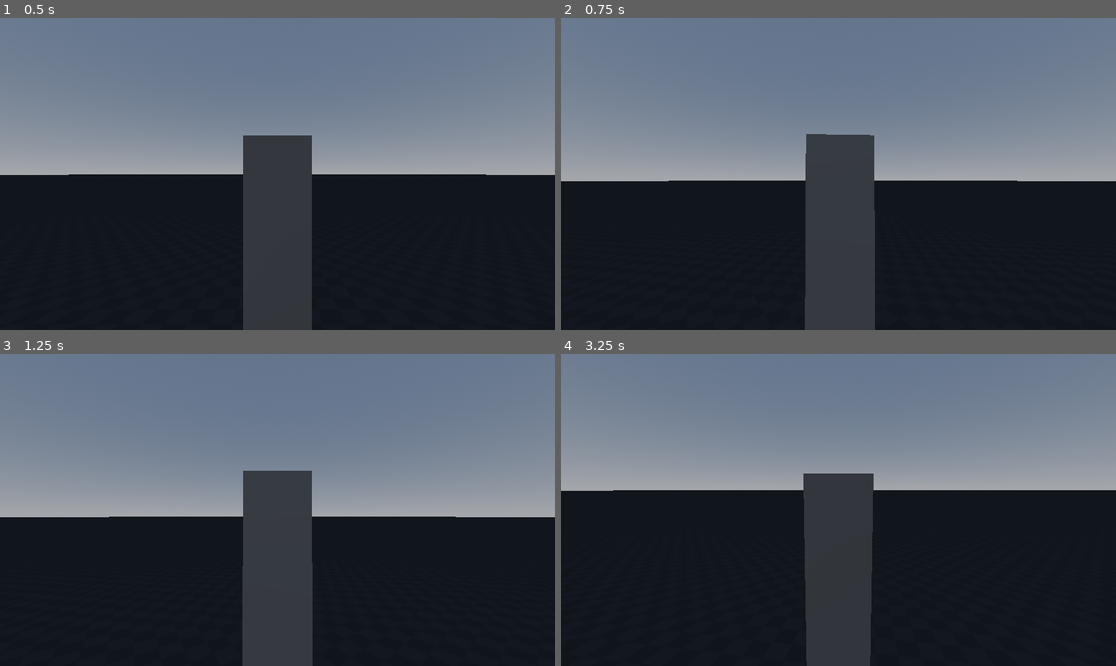
Above: before the commit, frames 1-4 (two rows, left to right).
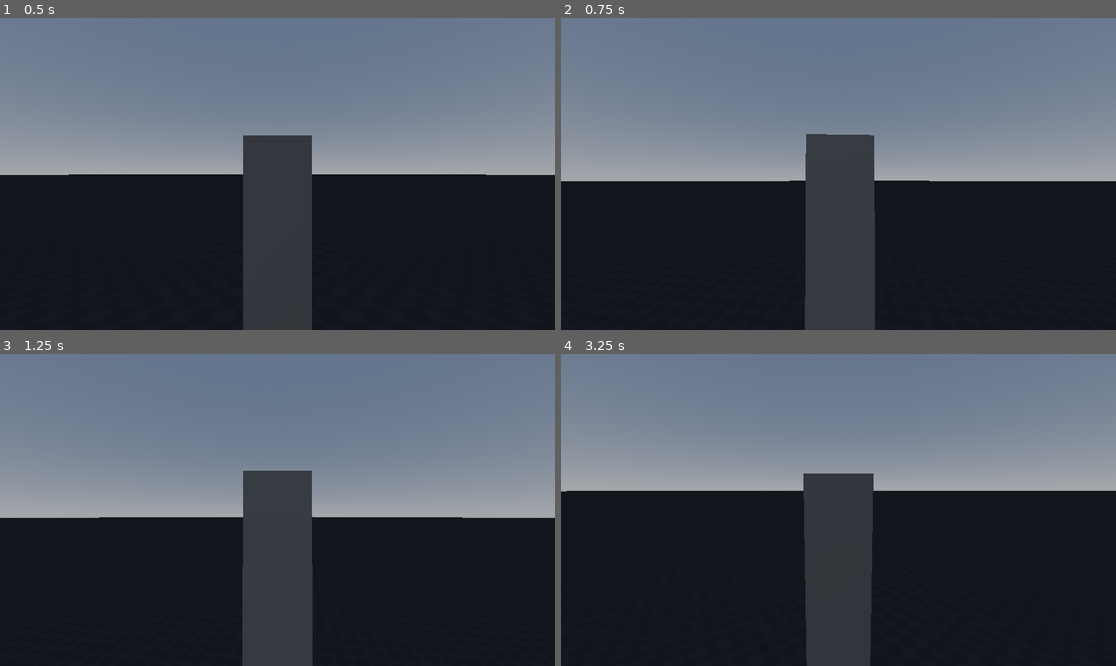
Above: after the commit, the same moments.

Repository: FOSS-Supremacy/OpenLiberty
Game: Godot game, scene res://scenes/test/CharactersWorldTest.tscn
Two runs of this game, one before a commit and one after it. Both use one fixed random seed, a clock stepped at 60 frames per second and the inputs below.
Inputs (mouse positions are in pixels of both pictures, inside the frame that each line leads up to):
- Up to frame 1 (0.5 s): no input
- Up to frame 2 (0.75 s): tap Enter at 0.5 s; move the mouse to (866, 174) at 0.52 s; hold W (player_m_forward) from 0.53 s (still down); tap Space (player_m_jump) at 0.6 s
- Up to frame 3 (1.25 s): keep holding W (player_m_forward); tap Space (player_m_jump) at 0.77, 1.07 s
- Up to frame 4 (3.25 s): keep holding W (player_m_forward); tap Space (player_m_jump) at 1.25, 1.52, 1.55, 1.82, 2.1, 3.02, 3.05 s; move the mouse to (810, 510) at 1.27 s; tap Shift (player_m_run) at 1.35, 2.85 s; tap Enter at 2 s; move the mouse to (849, 503) at 2.02 s; move the mouse to (832, 516) at 2.77 s

Frame 1 is identical in both runs. In frame 2, less than 0.1% of the frame differs, in the area x 19-83%, y 52-53%; in frame 3, 0.2%, in the area x 0-100%, y 52-53%; in frame 4, 0.2%.

Commit message:
feat: jump

Diff:
--- a/scripts/gameplay/Player/obj_player.gd
+++ b/scripts/gameplay/Player/obj_player.gd
@@ -4,7 +4,7 @@
 var motion = Vector3.ZERO
 
 # <--------------------------->
-@onready var mesh = $mesh
+@onready var mesh = $mesh # Player Model
 @onready var cam_pivot: Node3D = $cameraPivot
 @onready var spring_arm_3d: SpringArm3D = $cameraPivot/SpringArm
 
@@ -15,12 +15,14 @@
 @export_group("Player")
 @export var SPEED_WALK = 4
 @export var SPEED_RUN = 6
+@export var JUMP_FORCE = 5
 var SPEED_ACCEL = 30
 
 @export_group("Flags")
 @export var CAN_MOVE:bool = true
 @export var CAN_RUN = true
-@export var GRAVITY_ON:bool = false
+@export var GRAVITY_ON:bool = true
+@export var SpringLenght:int = 2 # Distance from camera to player
 
 
 var rotation_speed = 10.0 # for player rotation.
@@ -35,10 +37,13 @@
 		spring_arm_3d.rotate_x(-event.relative.y * sensitivity/2)
 		spring_arm_3d.rotation.x = clamp(spring_arm_3d.rotation.x, -PI/3, PI/5)
 
+func _process(delta: float) -> void:
+	spring_arm_3d.spring_length = SpringLenght
+
 func _physics_process(delta: float) -> void:
-	movement_behavior(delta)
+	movement_controller(delta)
 
-func movement_behavior(delta):
+func movement_controller(delta):
 	if CAN_MOVE:
 		# Direction of movement based on player direction
 		move_dir = Vector3(
@@ -48,6 +53,9 @@
 		).normalized()
 
 		move_dir = move_dir.rotated(Vector3.UP, cam_pivot.rotation.y)
+
+		if Input.is_action_just_pressed("player_m_jump") && is_on_floor():
+			velocity.y += JUMP_FORCE
 
 		# Rotates the mesh in the direction of movement with a smooth transition
 		if move_dir.length() > 0.1:
